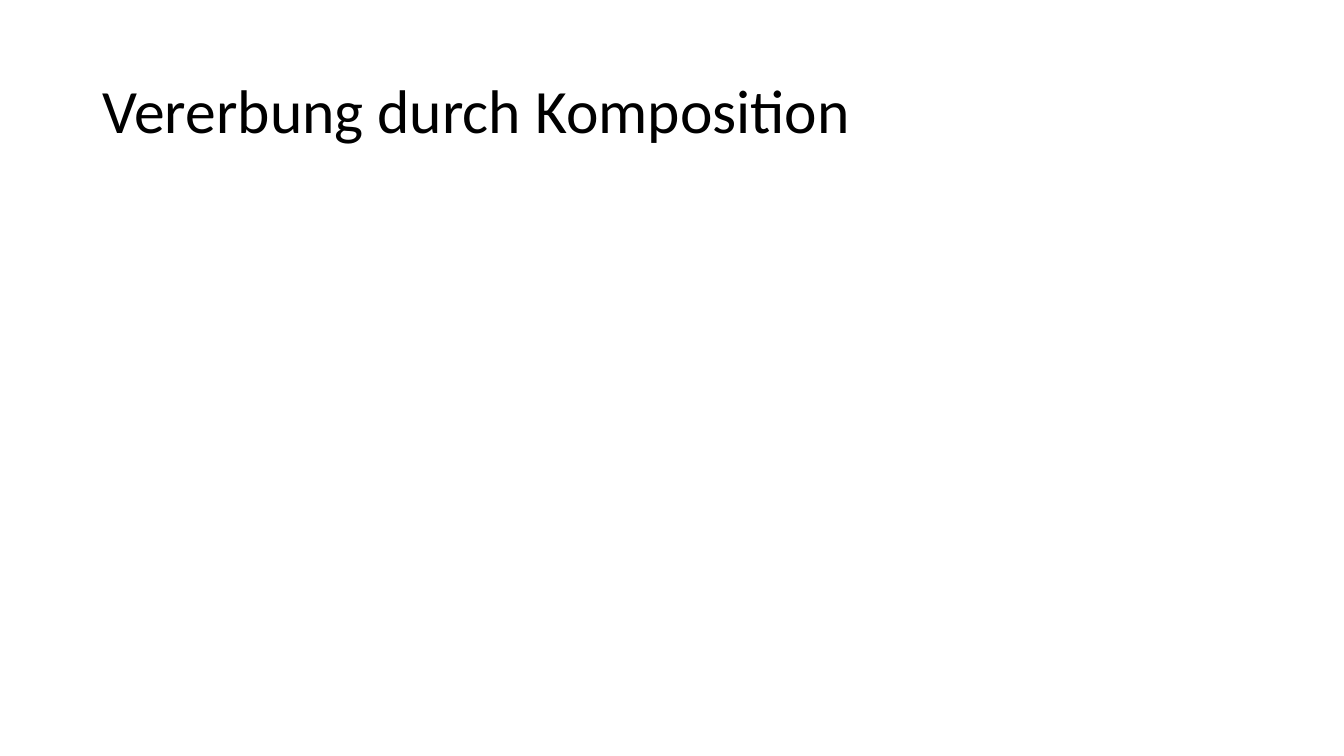
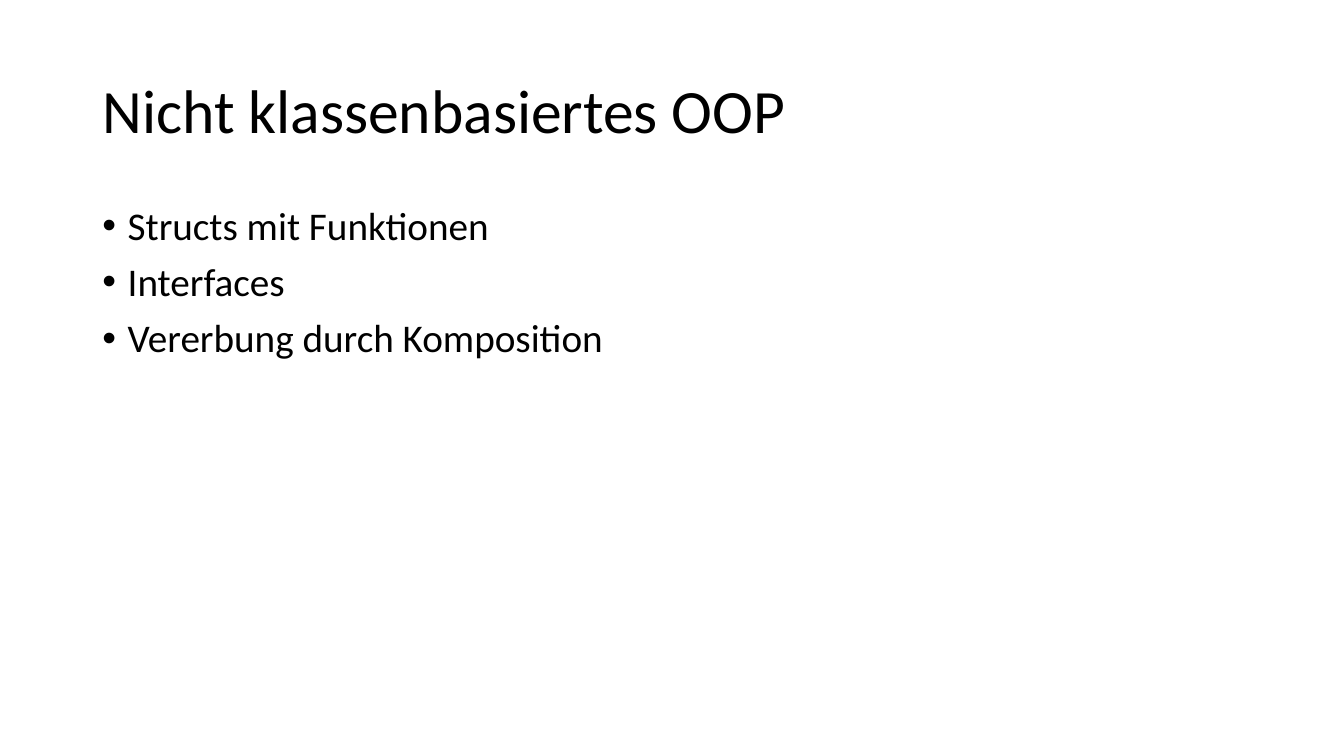
Before and after one commit to alexsuter/golang-experience, a slide deck: slide 5 of presi/presi.pptx (slide 6 before the commit). Drawn at 1344x756 pixels with LibreOffice and Linux fonts; fonts in the diff are those of the drawing. Boxes give left, top, right and bottom in pixels: in the first picture for what was removed or moved away, otherwise in the second. Text is boxed around its words. In the diff, an @@ line names an element or a change of style, - is before the commit and + after.

```diff
--- a/presi/presi.pptx
+++ b/presi/presi.pptx
@@ title at bbox=[102, 90, 785, 134]: text changed @@
-Vererbung durch Komposition
+Nicht klassenbasiertes OOP
@@ text added at bbox=[128, 212, 603, 359], 28 pt, text #000000 @@
+• Structs mit Funktionen
+• Interfaces
+• Vererbung durch Komposition
```
Also in this commit, not shown: 3 other slides changed, 1 slide added, 3 slides removed.
